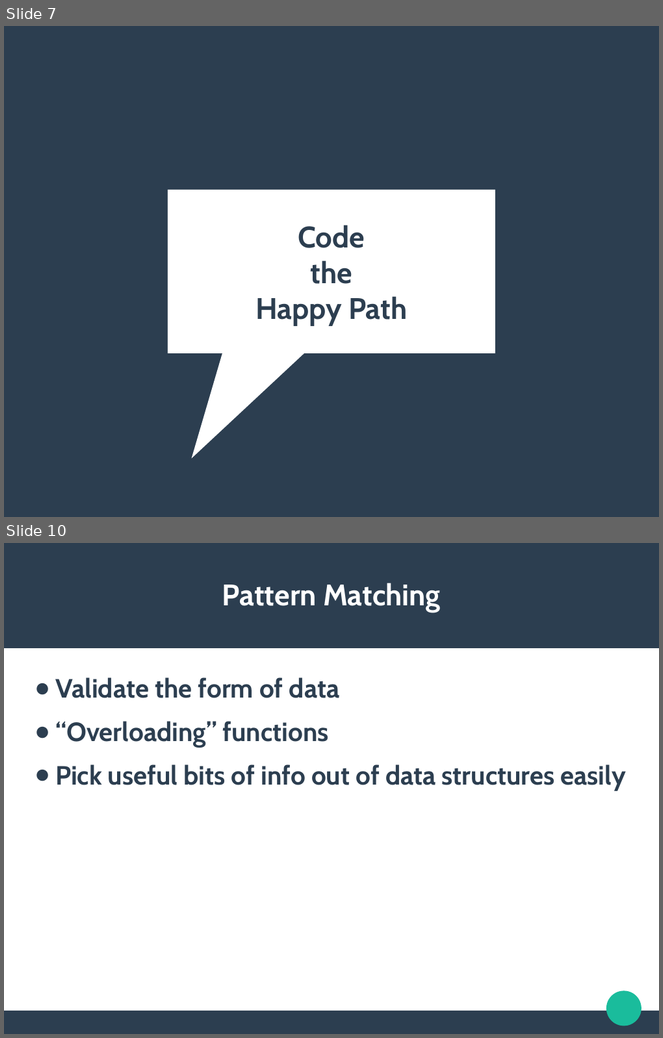
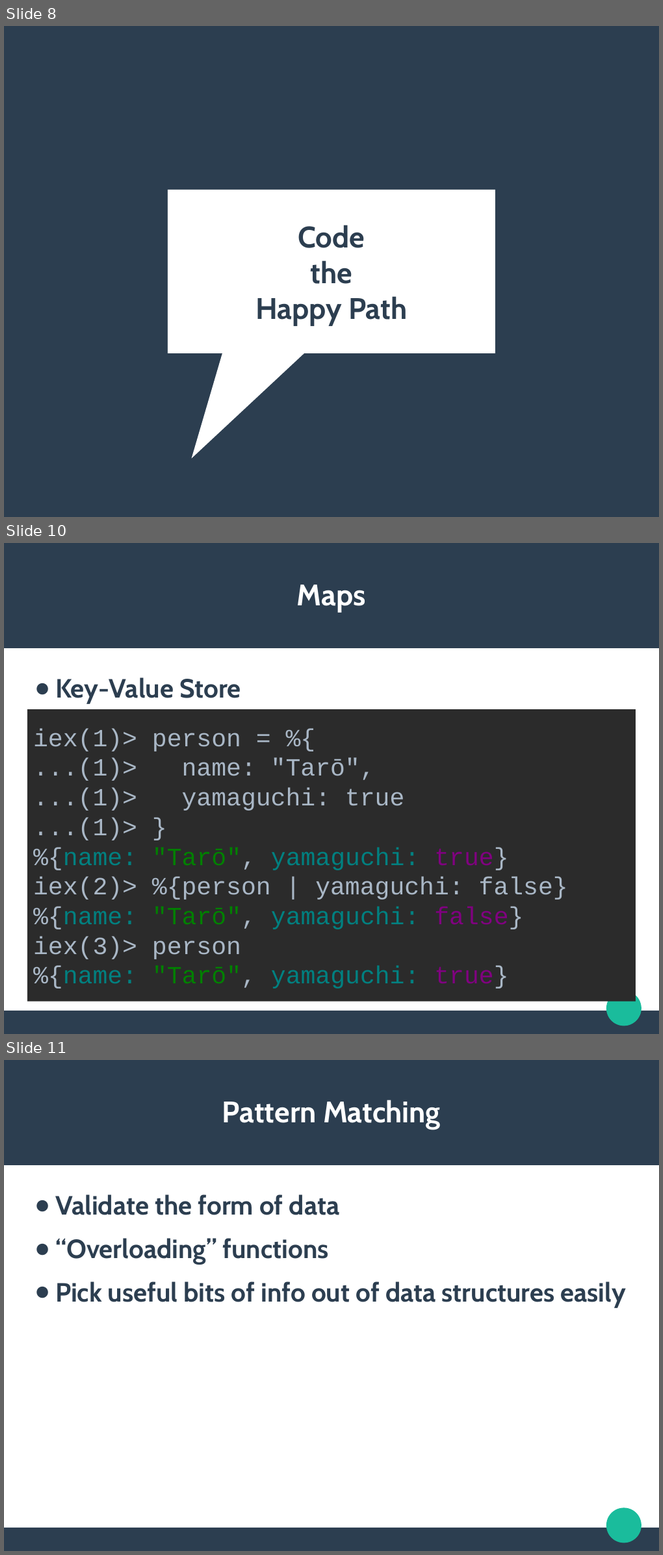
Before and after one commit to cedmans/elixir-intro-benkyokai, a slide deck: Elixir Presentation.pptx. Shown one above the other, each under a label of ours: slides 7 and 10 before the commit, slides 8, 10 and 11 after it; the slides between them are not shown. The pictures are 663x1038 and 663x1555 pixels, drawn with LibreOffice and Linux fonts; fonts in the diff are those of the drawing. Boxes give left, top, right and bottom in pixels: in the first picture for what was removed or moved away, otherwise in the second. Text is boxed around its words. In the diff, an @@ line names an element or a change of style, - is before the commit and + after.

```diff
--- a/Elixir Presentation.pptx
+++ b/Elixir Presentation.pptx
@@ slide 10 added at <box>4,543,659,1034</box>, background #FFFFFF; not listed: 3 template elements that a slide beside it also shows @@
@@ text added at <box>297,585,366,613</box>, 36 pt, text #FFFFFF, bold @@
+Maps
@@ text added at <box>55,678,241,704</box>, 32 pt, text #2C3E50, bold @@
+● Key-Value Store
@@ rectangle added at <box>27,709,636,1002</box>, fill #2B2B2B, 30 pt, text #A9B7C6 @@
+iex(1)> person = %{
+...(1)> name: "Tarō",
+...(1)> yamaguchi: true
+...(1)> }
+%{name: "Tarō", yamaguchi: true}
+iex(2)> %{person | yamaguchi: false}
+%{name: "Tarō", yamaguchi: false}
+iex(3)> person
+%{name: "Tarō", yamaguchi: true}
@@ what was slide 7 is now slide 8 @@
@@ what was slide 10 is now slide 11 @@
```
Also in this commit, not shown: 5 slides changed, 2 other slides added, 2 slides removed.
